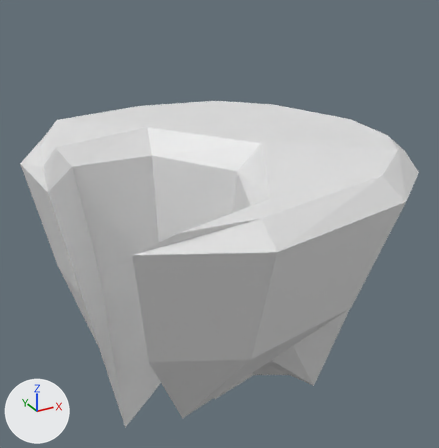
One commit to the Blender file Clicker/Assets/Models/Island/island.blend: the scene before it, then after it.
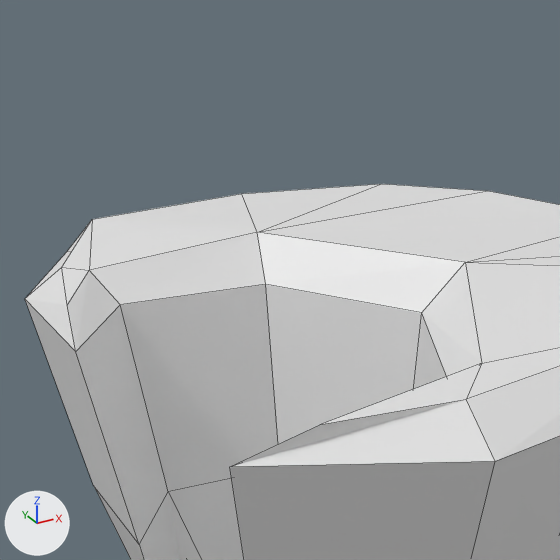
Old and new are each drawn whole from a camera (50 mm lens) standing at (-5.43, -9.59, 4.45) and looking at (-0.02, 0.24, -0.47) and again close up on the part from 1% to 71% of the width and 0% to 68% of the height. The lights are fixed; the arrows at lower left show +X, +Y and +Z. The close-ups show mesh edges as thin lines.
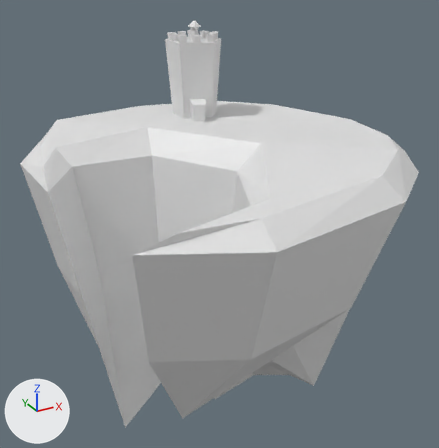
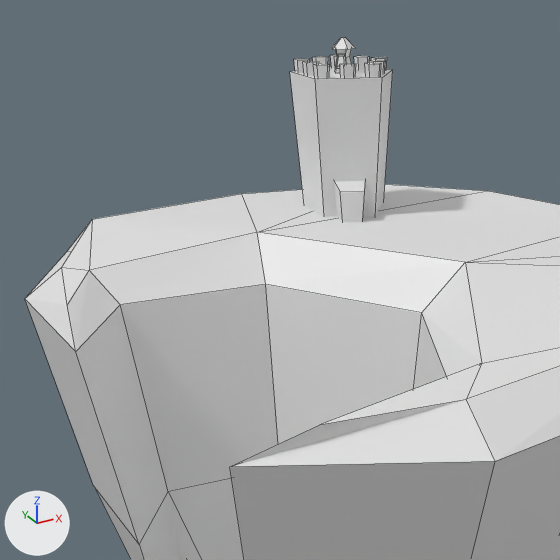
What changed in the scene script:
```text
Add mat_face:
    mat_face = principled_material('Face')
    mat_face.base_color = (0.8, 0.8, 0.8)  # white #e7e7e7
Add mat_beard:
    mat_beard = principled_material('Beard')
    mat_beard.base_color = (0.8, 0.8, 0.8)  # white #e7e7e7
Add mat_robe:
    mat_robe = principled_material('Robe')
    mat_robe.base_color = (0.8, 0.8, 0.8)  # white #e7e7e7
Add me_cylinder_001:
    me_cylinder_001.from_pydata(...)  # 33 vertices, 24 faces; spans x 0.127..0.401, y 1.675..1.941, z 2.921..3.287
    # faces by material slot: [13, 6, 5]
    me_cylinder_001.materials.append(mat_robe)  # white #e7e7e7
    me_cylinder_001.materials.append(mat_beard)  # white #e7e7e7
    me_cylinder_001.materials.append(mat_face)  # white #e7e7e7
Add me_cylinder:
    me_cylinder.from_pydata(...)  # 118 vertices, 72 faces; spans x -0.25..0.86, y 1.13..2.36, z 1.34..3.05
Add ob_cylinder_001:
    ob_cylinder_001 = bpy.data.objects.new('Cylinder.001', me_cylinder_001)
    ob_cylinder_001.location = (0.0, 0.0, 0.0)
Add ob_cylinder:
    ob_cylinder = bpy.data.objects.new('Cylinder', me_cylinder)
    ob_cylinder.location = (0.0, 0.0, 0.0)
```

Pixel boxes (x1, y1, x2, y2) of what changed, in the close-ups (560 x 560 px):
'Cylinder', added: after (290, 55, 393, 222)
'Cylinder.001', added: after (332, 37, 355, 73)
    faces in mat_robe (white #e7e7e7): (332, 37, 355, 73)
